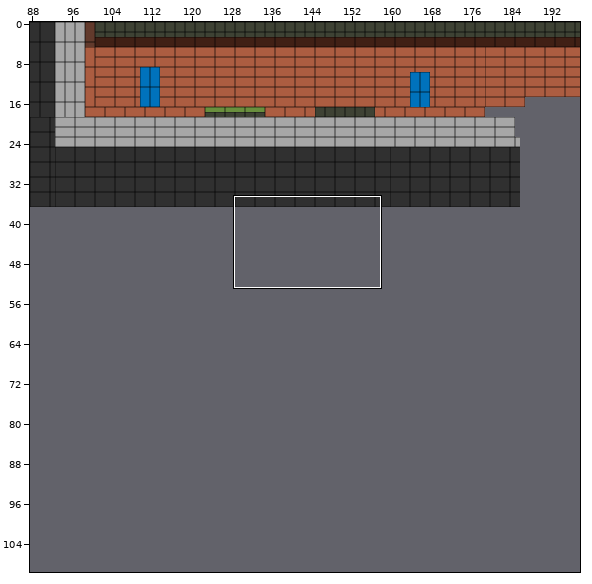
Tiled map: assets/tiles/ville.tmx. Above, an overview of the earlier version with the close-up marked.
Close-up. Before the commit:
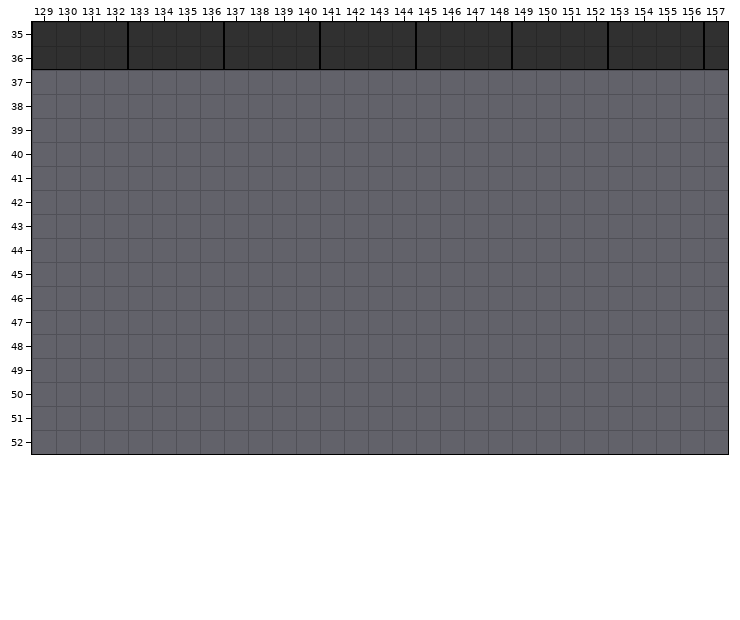
Cells are 16x16 px. Shown: x 129..157, y 35..52. The commit also changed other parts of the map, which this record leaves out. The old version is drawn lined up with the new one.
New version:
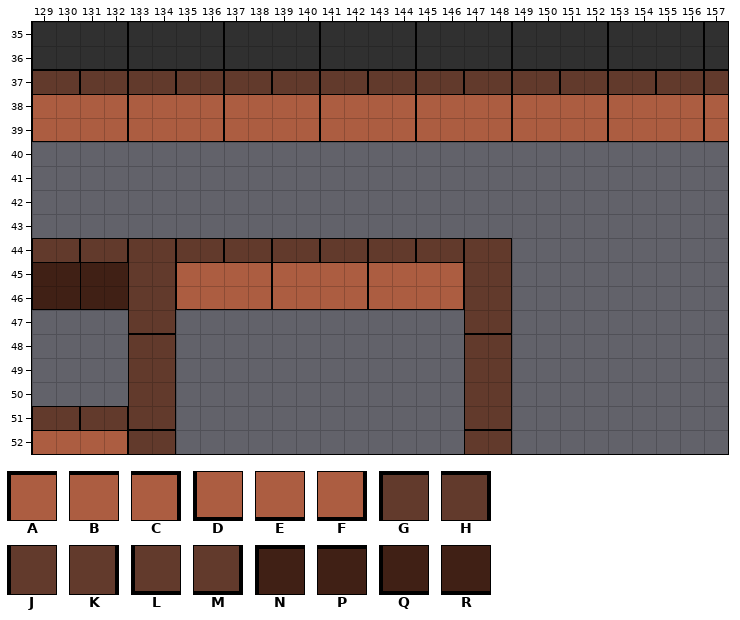
Key: from "carte_teste": A 0, B 1, C 3, D 11, E 12, F 14, G 22, H 23, J 33, K 34, L 55, M 56, N 66, P 67, Q 77, R 78.
_ is an empty cell.
What changed:
map size 242x72 -> 242x116 cells
Layer "mur":
y 37: x 129..157 _____________________________ -> GHGHGHGHGHGHGHGHGHGHGHGHGHGHG
y 38: x 129..157 _____________________________ -> ABBCABBCABBCABBCABBCABBCABBCA
y 39: x 129..157 _____________________________ -> DEEFDEEFDEEFDEEFDEEFDEEFDEEFD
y 44: x 129..148 ____________________ -> GHGHGHGHGHGHGHGHGHGH
y 45: x 129..148 ____________________ -> NPNPJKABBCABBCABBCJK
y 46: x 129..148 ____________________ -> QRQRJKDEEFDEEFDEEFJK
y 47: x 133..134 __ -> LM; x 147..148 __ -> LM
y 48: x 133..134 __ -> GH; x 147..148 __ -> GH
y 49..50: x 133..134 __ -> JK; x 147..148 __ -> JK
y 51: x 129..134 ______ -> GHGHLM; x 147..148 __ -> LM
y 52: x 129..134 ______ -> ABBCGH; x 147..148 __ -> GH
Pixel boxes of the changes (left, top, right, bottom) in both close-ups:
added: (32, 70, 728, 142)
added: (32, 238, 512, 454)
